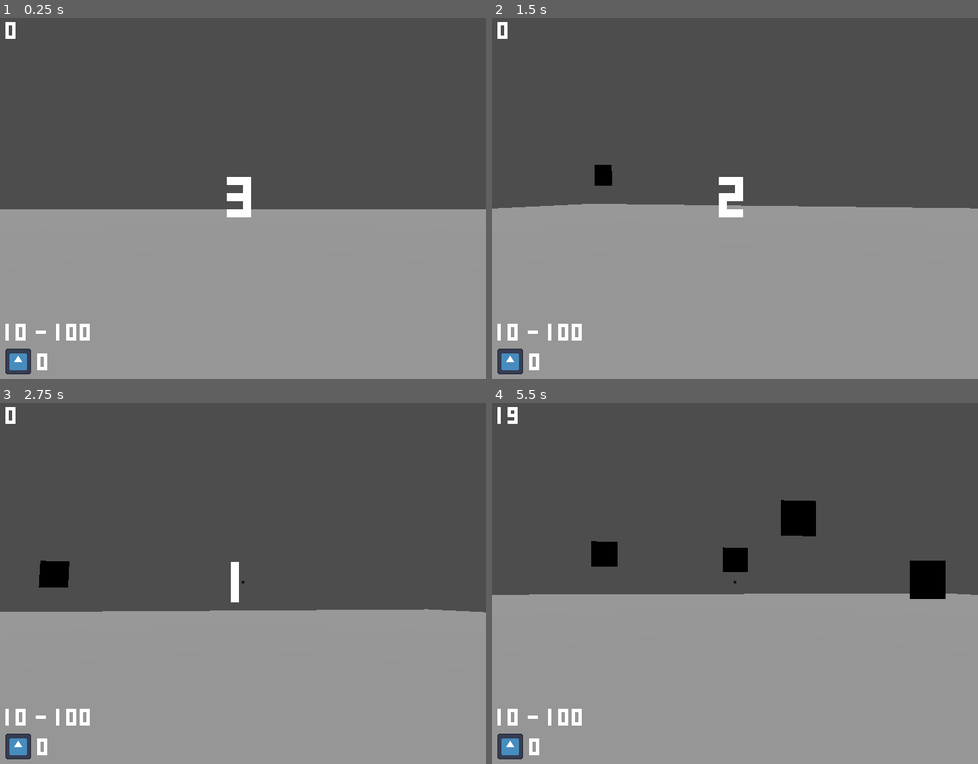
Above: before the commit, frames 1-4 (two rows, left to right).
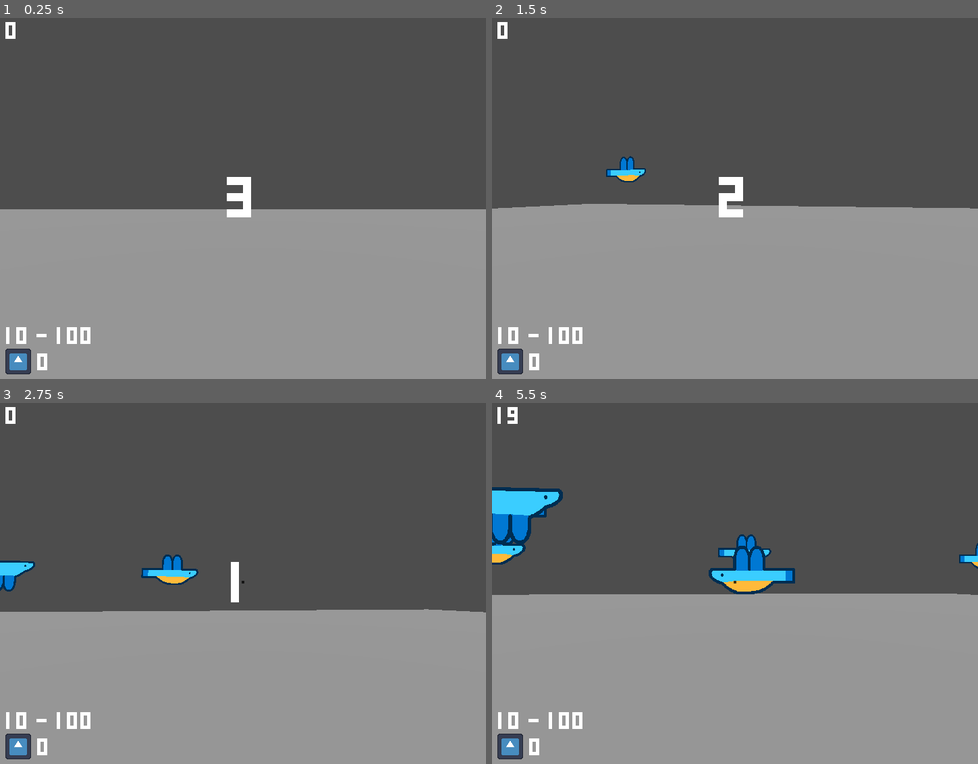
Above: after the commit, the same moments.

Repository: snipchu/shotgun_showdown
Game: Godot game, scene res://scenes/world.tscn
The game is run twice, just before and just after one commit, with the same random seed, the same clock (stepped at 60 frames per second) and the same inputs. The engine's default icon, where the game draws it, is replaced by a stand-in: a white triangle on a blue panel in a dark square.
Inputs (mouse positions are in pixels of both pictures, inside the frame that each line leads up to):
- Up to frame 1 (0.25 s): no input
- Up to frame 2 (1.5 s): tap Enter at 0.5 s; move the mouse to (764, 194) at 0.52 s; tap Space at 1.25 s; move the mouse to (710, 198) at 1.27 s
- Up to frame 3 (2.75 s): move the mouse to (252, 576) at 2.02 s
- Up to frame 4 (5.5 s): move the mouse to (730, 587) at 2.77 s; move the mouse to (769, 587) at 3.52 s; move the mouse to (696, 576) at 4.27 s; move the mouse to (739, 583) at 5.02 s

The runs differ from the first frame. In frame 1, 0.3% of the frame differs, in the area x 1-19%, y 84-91%; in frame 2, 0.8%; in frame 3, 1.7%; in frame 4, 5.9%, in the area x 0-100%, y 23-91%.

Commit message:
label changes, bird images, and cleanup (kinda)

Diff:
--- a/scenes/birdy.tscn
+++ b/scenes/birdy.tscn
@@ -1,23 +1,35 @@
-[gd_scene load_steps=6 format=3 uid="uid://cd2urxnxdiudv"]
+[gd_scene load_steps=6 format=3 uid="uid://b8jh6boru8tvq"]
 
-[ext_resource type="Texture2D" uid="uid://bx6d4w0ixentw" path="res://icon.svg" id="1_a5cku"]
 [ext_resource type="Script" path="res://scripts/birdy.gd" id="1_d5gi0"]
+[ext_resource type="Texture2D" uid="uid://dhqp65vdvihr0" path="res://assets/bird1_up.png" id="2_xwna4"]
+[ext_resource type="Texture2D" uid="uid://ceb4ogb74lgph" path="res://assets/bird1_down.png" id="2_yncg8"]
+[ext_resource type="Texture2D" uid="uid://djtjh6uencgry" path="res://assets/bird1_death.png" id="3_lsa2j"]
 
-[sub_resource type="StandardMaterial3D" id="StandardMaterial3D_pv03c"]
-albedo_texture = ExtResource("1_a5cku")
+[sub_resource type="SpriteFrames" id="SpriteFrames_6cabm"]
+animations = [{
+"frames": [{
+"duration": 1.5,
+"texture": ExtResource("2_xwna4")
+}, {
+"duration": 1.5,
+"texture": ExtResource("2_yncg8")
+}],
+"loop": true,
+"name": &"bird1",
+"speed": 2.0
+}, {
+"frames": [{
+"duration": 1.0,
+"texture": ExtResource("3_lsa2j")
+}],
+"loop": false,
+"name": &"death",
+"speed": 0.0
+}]
 
-[sub_resource type="QuadMesh" id="QuadMesh_7nou3"]
-material = SubResource("StandardMaterial3D_pv03c")
-
-[sub_resource type="BoxShape3D" id="BoxShape3D_l4ygk"]
-size = Vector3(1, 1, 0.05)
-
-[node name="birdy" type="AnimatableBody3D"]
+[node name="birdy" type="AnimatedSprite3D"]
+texture_filter = 0
+sprite_frames = SubResource("SpriteFrames_6cabm")
+animation = &"death"
+autoplay = "bird1"
 script = ExtResource("1_d5gi0")
-
-[node name="MeshInstance3D" type="MeshInstance3D" parent="."]
-mesh = SubResource("QuadMesh_7nou3")
-skeleton = NodePath("../..")
-
-[node name="CollisionShape3D" type="CollisionShape3D" parent="."]
-shape = SubResource("BoxShape3D_l4ygk")
--- a/scenes/world.tscn
+++ b/scenes/world.tscn
@@ -77,10 +77,10 @@
 anchors_preset = 2
 anchor_top = 1.0
 anchor_bottom = 1.0
-offset_left = 8.0
-offset_top = -92.0
-offset_right = 148.0
-offset_bottom = -47.0
+offset_left = 9.0
+offset_top = -87.0
+offset_right = 149.0
+offset_bottom = -42.0
 grow_vertical = 0
 size_flags_horizontal = 4
 theme_override_fonts/font = ExtResource("2_44krh")
--- a/scripts/birdy.gd
+++ b/scripts/birdy.gd
@@ -1,13 +1,21 @@
-extends AnimatableBody3D
+extends AnimatedSprite3D
 
 var coin : int
 var speed : float
+var birdtype : int
 
 func _get_coin() -> int: return coin
+func get_bird() -> int: return birdtype
 
 func start() -> void:
 	coin = -1 if (randi_range(0,1)==0) else 1
+	birdtype = randi_range(0,0)
+	flip_h = true if (coin==-1) else false
 	speed = randf_range(3,6)
+
+func shot() -> void:
+	play("death")
+	frame = birdtype
 
 func _process(delta: float) -> void:
 	position.x += speed*delta if _get_coin()==1  else -speed*delta
--- a/scripts/camera.gd
+++ b/scripts/camera.gd
@@ -3,9 +3,9 @@
 const SENSITIVITY = .4
 const SMOOTHNESS = 15
 const LOWER_MAX := -20
-const UPPER_MAX := 40
-const LEFT_MAX := -60
-const RIGHT_MAX := 60
+const UPPER_MAX := 30
+const LEFT_MAX := -50
+const RIGHT_MAX := 50
 @onready var camera = $Camera3D
 var camera_input : Vector2
 var rotation_velocity : Vector2
Binary file added: assets/bird1_death.png
Not shown, added: assets/bird1_death.png.import
Binary file added: assets/bird1_down.png
Not shown, added: assets/bird1_down.png.import
Binary file added: assets/bird1_up.png
Not shown, added: assets/bird1_up.png.import
Not shown: 1 places in scenes/bruce.tscn that only renumber resources
Not shown: 1 places in scenes/world.tscn that only renumber resources
